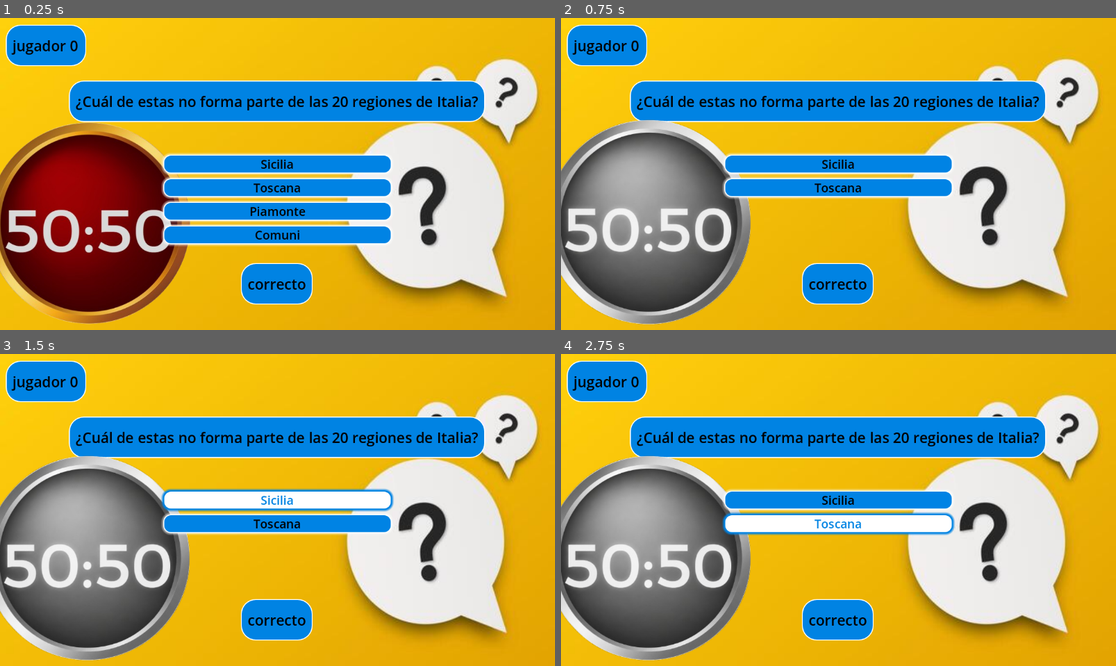
Above: before the commit, frames 1-4 (two rows, left to right).
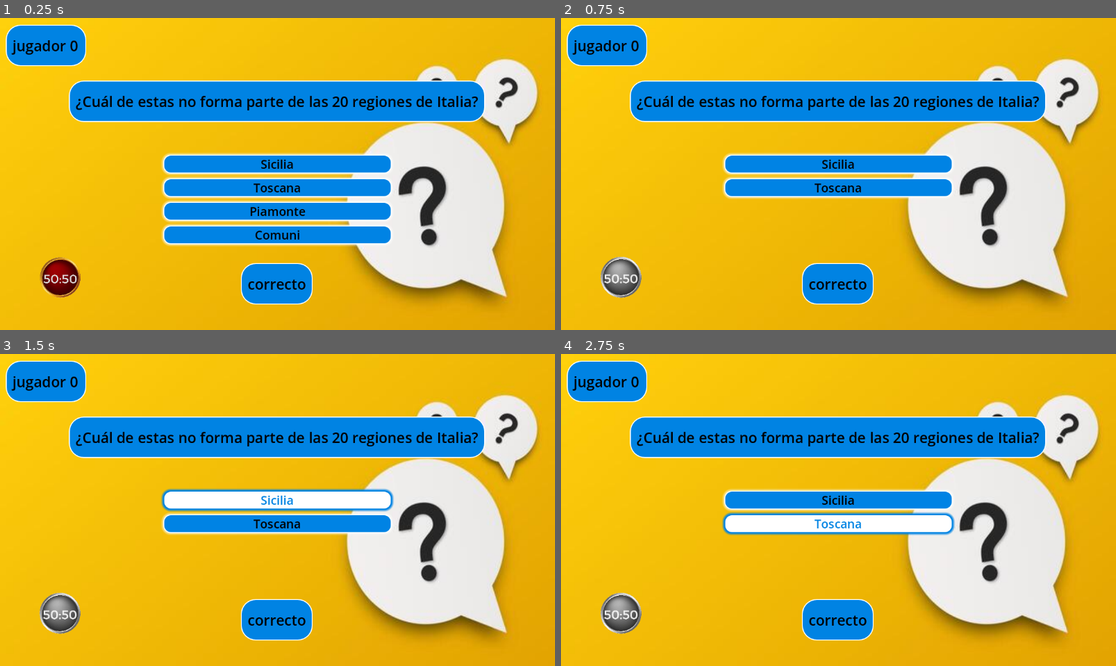
Above: after the commit, the same moments.

Repository: tobiflores/TriviaMundial-Alonso_Flores
Game: Godot game, scene res://Escenas/pregunta.tscn
Same seed, same stepped clock (60 frames per second), same inputs: the game is played once before the commit and once after it.
Inputs (mouse positions are in pixels of both pictures, inside the frame that each line leads up to; where the layout moved, square brackets give the same spot in the first picture):
- Up to frame 1 (0.25 s): no input
- Up to frame 2 (0.75 s): click (616, 276) [638, 223] at 0.5 s
- Up to frame 3 (1.5 s): click "Sicilia" at 1.25 s
- Up to frame 4 (2.75 s): click "Toscana" at 2 s

The runs differ from the first frame. In frame 1, 17% of the frame differs, in the area x 0-35%, y 33-99%; in frame 2, 18%, in the area x 0-35%, y 32-99%; in frame 3, 18%; in frame 4, 18%.
Error before the commit: Invalid access to property or key 'preguntas' on a base object of type 'Nil'. (res://Scripts/ronda.gd:13)

Commit message:
boton 50 ajustado

Diff:
--- a/Escenas/pregunta.tscn
+++ b/Escenas/pregunta.tscn
@@ -114,15 +114,16 @@
 [node name="Boton50" type="TextureButton" parent="." unique_id=1850822666]
 layout_mode = 1
 anchors_preset = -1
-anchor_left = 0.141
-anchor_top = 0.657
-anchor_right = 0.141
-anchor_bottom = 0.657
-offset_left = -278.432
-offset_top = -223.736
-offset_right = 278.568
-offset_bottom = 224.264
+anchor_left = 0.11000001
+anchor_top = 0.83000004
+anchor_right = 0.11000001
+anchor_bottom = 0.83000004
+offset_left = -61.720016
+offset_top = -43.840027
+offset_right = 495.28
+offset_bottom = 404.15997
 grow_vertical = 0
+scale = Vector2(0.2, 0.2)
 texture_normal = ExtResource("3_k1vya")
 texture_pressed = ExtResource("4_6fbo8")
 texture_disabled = ExtResource("4_6fbo8")
--- a/Scripts/elegir_pais.gd
+++ b/Scripts/elegir_pais.gd
@@ -13,8 +13,7 @@
 	var ruta = "res://data/paises/%s.tres" % codigo_pais
 	var datos_pais: DatosPais = load(ruta).duplicate(true)
 	var pregunta_scene = load("res://Escenas/pregunta.tscn").instantiate()
-	pregunta_scene.datos_pais = datos_pais
-
 	get_tree().root.add_child(pregunta_scene)
+	pregunta_scene.iniciar(datos_pais)
 	get_tree().current_scene.queue_free()
 	get_tree().current_scene = pregunta_scene
--- a/Scripts/ronda.gd
+++ b/Scripts/ronda.gd
@@ -4,9 +4,6 @@
 var pais_actual: DatosPais
 var cola_preguntas: Array[Pregunta] = []
 var indiceActual: int = 0
-
-func _ready() -> void:
-	iniciar(datos_pais)
 
 func iniciar(datos: DatosPais):
 	pais_actual = datos
Binary file removed: Escenas/usaflag.webp
Not shown, removed: Escenas/usaflag.webp.import
Not shown, changed: Imagenes/usaflag.webp.import
